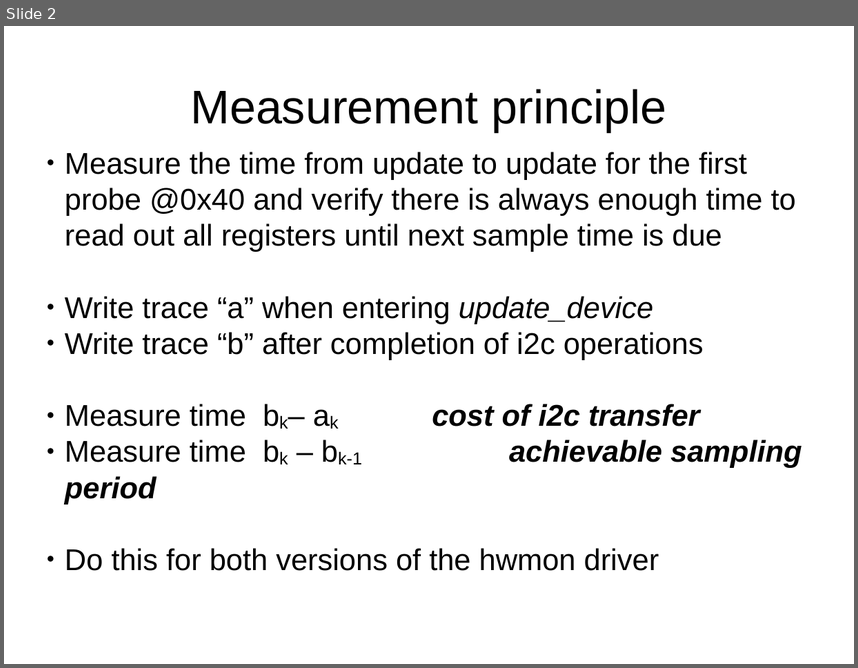
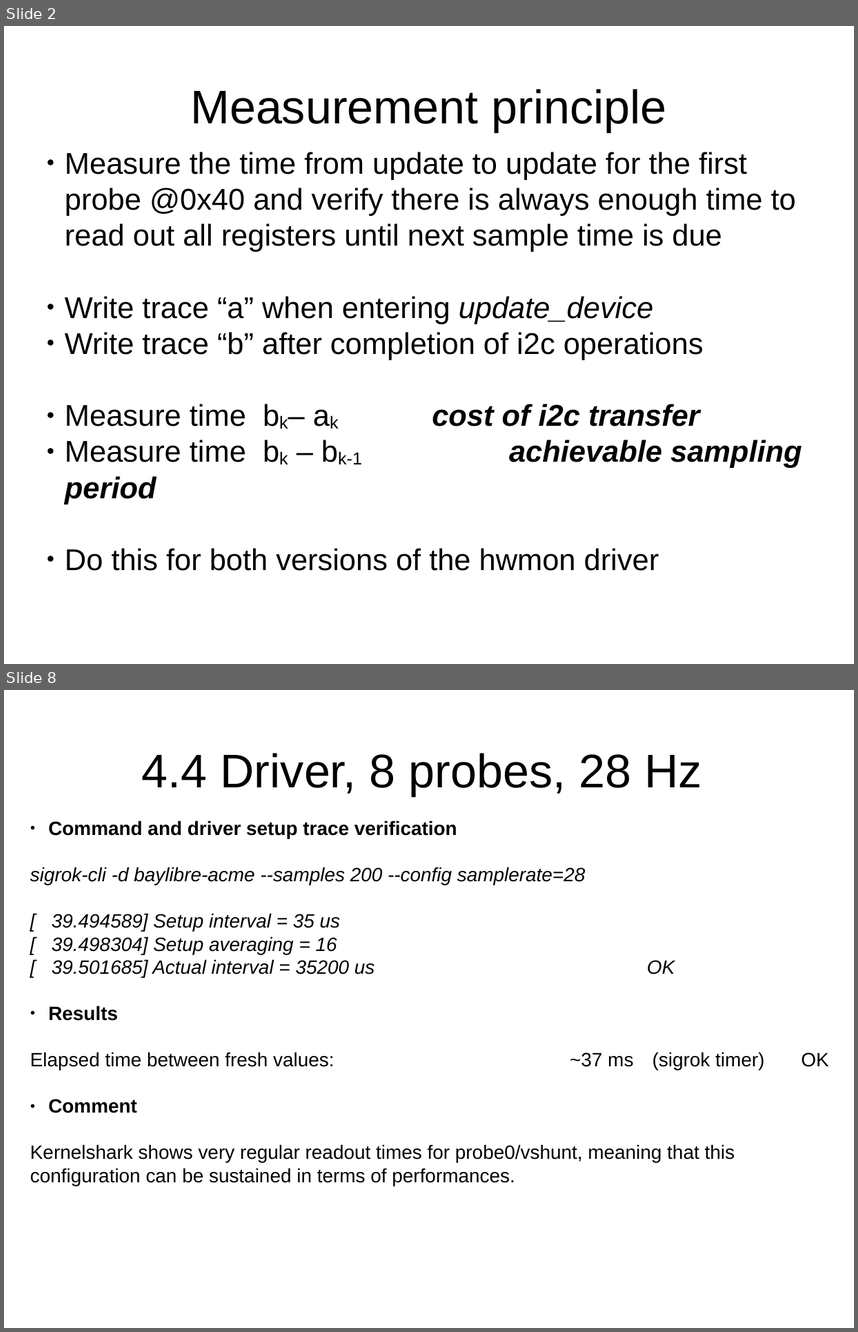
Before and after one commit to BayLibre/ACME, a slide deck: docs/measurements/8-probes-measurements.odp. Shown one above the other, each under a label of ours: slide 2 before the commit, slides 2 and 8 after it; the slides between them are not shown. The pictures are 858x668 and 858x1332 pixels, drawn with LibreOffice and Linux fonts; fonts in the diff are those of the drawing. Boxes give left, top, right and bottom in pixels: in the first picture for what was removed or moved away, otherwise in the second. Text is boxed around its words. In the diff, an @@ line names an element or a change of style, - is before the commit and + after.

```diff
--- a/docs/measurements/8-probes-measurements.odp
+++ b/docs/measurements/8-probes-measurements.odp
@@ slide 8 added at [4,690,854,1328], background #FFFFFF @@
@@ title added at [142,753,702,796], 44 pt, text #000000 @@
+4.4 Driver, 8 probes, 28 Hz
@@ text added at [30,820,764,1185], 18 pt, text #000000 @@
+● Command and driver setup trace verification
+sigrok-cli -d baylibre-acme --samples 200 --config samplerate=28
+[ 39.494589] Setup interval = 35 us
+[ 39.498304] Setup averaging = 16
+[ 39.501685] Actual interval = 35200 us OK
+● Results
+Elapsed time between fresh values: ~37 ms (sigrok timer) OK
+● Comment
+Kernelshark shows very regular readout times for probe0/vshunt, meaning that this configuration can be sustained in terms of performances.
```
Also in this commit, not shown: 2 slides changed, 8 other slides added, 1 slide removed, 2 other files.
